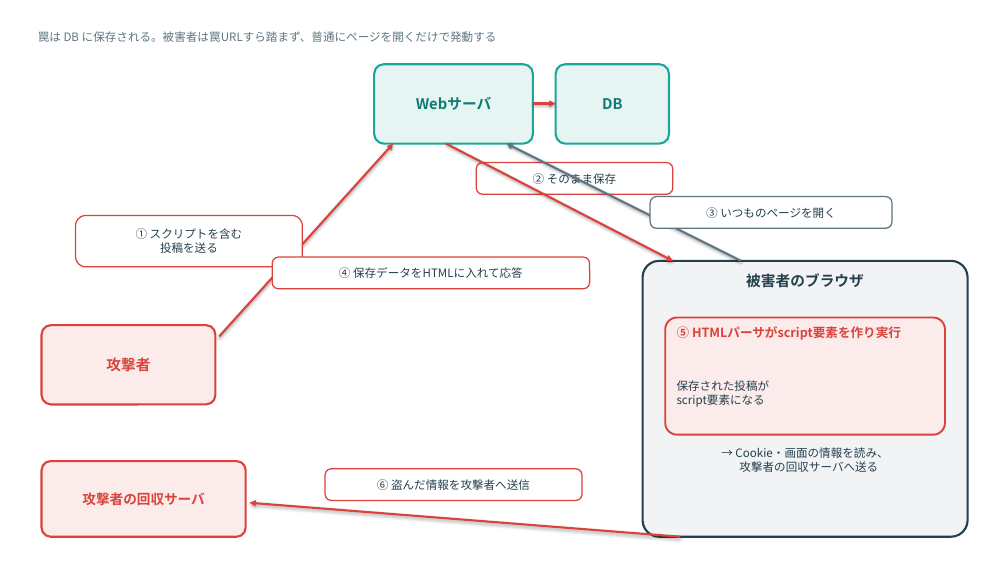
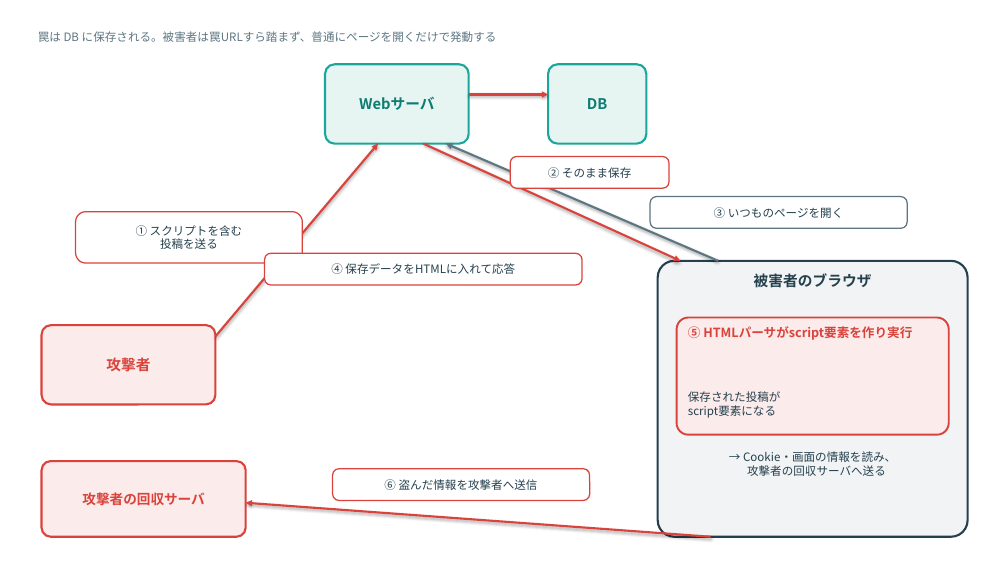
Before and after one commit to nico0748/tech-boosters, a slide deck: slide 4 of deep-dive/drafts/no.1-xss/image/HTMLパーサ図.pptx. Drawn at 1008x567 pixels with LibreOffice and Linux fonts; fonts in the diff are those of the drawing. Boxes give left, top, right and bottom in pixels: in the first picture for what was removed or moved away, otherwise in the second. Text is boxed around its words. In the diff, an @@ line names an element or a change of style, - is before the commit and + after.

```diff
--- a/deep-dive/drafts/no.1-xss/image/HTMLパーサ図.pptx
+++ b/deep-dive/drafts/no.1-xss/image/HTMLパーサ図.pptx
@@ text "Webサーバ": place and size @@
-text "Webサーバ" at [416, 96, 492, 110]
+text "Webサーバ" at [359, 96, 435, 110]
@@ rounded rectangle: place and size @@
-rounded rectangle at [374, 64, 533, 144]
+rounded rectangle at [325, 64, 469, 144]
@@ text "DB": place and size @@
-text "DB" at [602, 98, 623, 109]
+text "DB" at [587, 98, 608, 109]
@@ rounded rectangle: place and size @@
-rounded rectangle at [556, 64, 669, 144]
+rounded rectangle at [548, 64, 647, 144]
@@ arrow moved from (533, 104) - (556, 104) to (469, 95) - (548, 95) @@
@@ arrow moved from (219, 337) - (393, 144) to (216, 337) - (378, 144) @@
@@ arrow moved from (446, 144) - (673, 261) to (423, 144) - (681, 261) @@
@@ arrow moved from (741, 261) - (507, 144) to (718, 261) - (446, 144) @@
@@ rounded rectangle: place and size @@
-rounded rectangle at [476, 163, 673, 194]
+rounded rectangle at [510, 157, 669, 188]
@@ text "② そのまま保存" rewrapped from [533, 171, 616, 187] to [548, 167, 631, 178] @@
@@ rounded rectangle: place and size @@
-rounded rectangle at [650, 197, 892, 228]
+rounded rectangle at [650, 197, 907, 228]
@@ text "③ いつものページを開く": place and size @@
-text "③ いつものページを開く" at [706, 207, 836, 218]
+text "③ いつものページを開く" at [714, 207, 844, 218]
@@ rounded rectangle: place and size @@
-rounded rectangle at [76, 216, 302, 267]
+rounded rectangle at [76, 212, 302, 263]
@@ text "① スクリプトを含む": place and size @@
-text "① スクリプトを含む" at [136, 228, 243, 253]
+text "① スクリプトを含む" at [136, 225, 243, 249]
@@ rounded rectangle: place and size @@
-rounded rectangle at [272, 257, 590, 289]
+rounded rectangle at [265, 253, 582, 285]
@@ text "④ 保存データをHTMLに入れて応答": place and size @@
-text "④ 保存データをHTMLに入れて応答" at [339, 267, 523, 278]
+text "④ 保存データをHTMLに入れて応答" at [331, 263, 515, 274]
@@ rounded rectangle: place and size @@
-rounded rectangle at [643, 261, 968, 537]
+rounded rectangle at [658, 261, 968, 537]
@@ text "被害者のブラウザ": place and size @@
-text "被害者のブラウザ" at [746, 273, 864, 288]
+text "被害者のブラウザ" at [754, 273, 872, 288]
@@ rounded rectangle: place and size @@
-rounded rectangle at [665, 318, 945, 435]
+rounded rectangle at [677, 318, 949, 435]
@@ text "⑤ HTMLパーサがscript要素を作り実行": place and size @@
-text "⑤ HTMLパーサがscript要素を作り実行" at [677, 326, 901, 340]
+text "⑤ HTMLパーサがscript要素を作り実行" at [688, 326, 912, 340]
@@ text "保存された投稿が": place and size @@
-text "保存された投稿が" at [677, 380, 770, 407]
+text "保存された投稿が" at [688, 391, 781, 418]
@@ rounded rectangle: place and size @@
-rounded rectangle at [325, 469, 582, 501]
+rounded rectangle at [333, 469, 590, 501]
@@ text "⑥ 盗んだ情報を攻撃者へ送信": place and size @@
-text "⑥ 盗んだ情報を攻撃者へ送信" at [377, 479, 530, 490]
+text "⑥ 盗んだ情報を攻撃者へ送信" at [384, 479, 538, 490]
@@ text "→ Cookie・画面の情報を読み、": place and size @@
-text "→ Cookie・画面の情報を読み、" at [735, 447, 888, 472]
+text "→ Cookie・画面の情報を読み、" at [743, 451, 896, 476]
@@ arrow moved from (681, 537) - (250, 503) to (711, 537) - (246, 503) @@
```
Also in this commit, not shown: 2 other slides changed, 4 other files.
